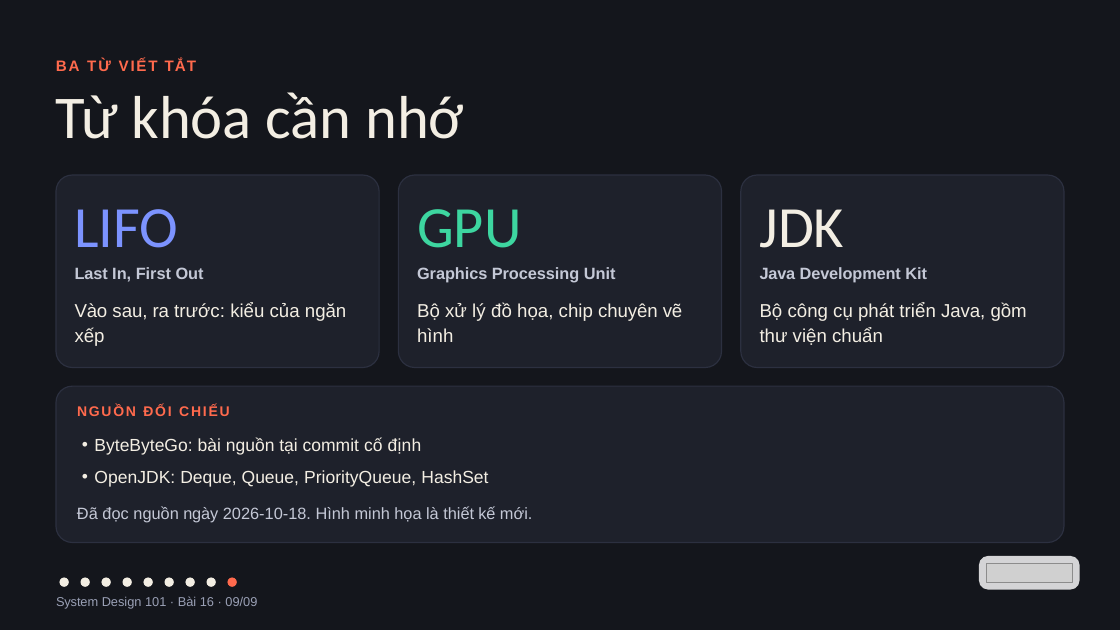
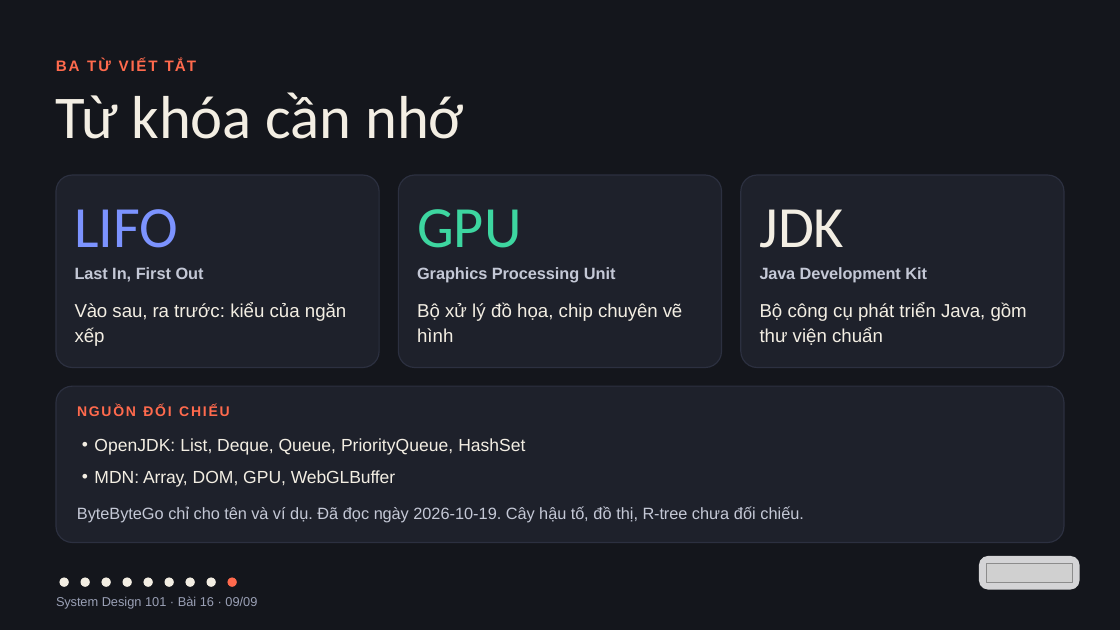
Before and after one commit to vohoailinh90/tool-marketing-studio, a slide deck: slide 9 of system-design-101/vi/lessons/sd-10-016/slides/sd-10-016.pptx. Drawn at 1120x630 pixels with LibreOffice and Linux fonts; fonts in the diff are those of the drawing; grey boxes stand for pictures. Boxes give left, top, right and bottom in pixels: in the first picture for what was removed or moved away, otherwise in the second. Text is boxed around its words. In the diff, an @@ line names an element or a change of style, - is before the commit and + after.

```diff
--- a/system-design-101/vi/lessons/sd-10-016/slides/sd-10-016.pptx
+++ b/system-design-101/vi/lessons/sd-10-016/slides/sd-10-016.pptx
@@ text at (94,438,525,487): text changed @@
-• ByteByteGo: bài nguồn tại commit cố định
-• OpenJDK: Deque, Queue, PriorityQueue, HashSet
+• OpenJDK: List, Deque, Queue, PriorityQueue, HashSet
+• MDN: Array, DOM, GPU, WebGLBuffer
@@ text at (77,506,804,522): text changed @@
-Đã đọc nguồn ngày 2026-10-18. Hình minh họa là thiết kế mới.
+ByteByteGo chỉ cho tên và ví dụ. Đã đọc ngày 2026-10-19. Cây hậu tố, đồ thị, R-tree chưa đối chiếu.
```
Also in this commit, not shown: 2 other slides changed, 4 other files.
